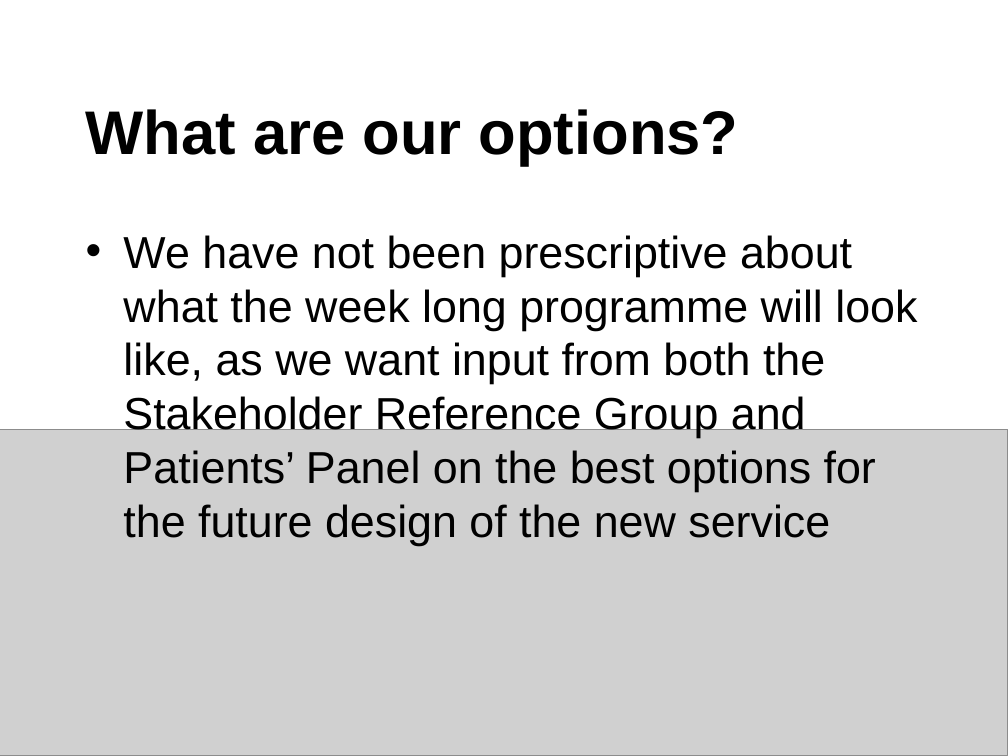
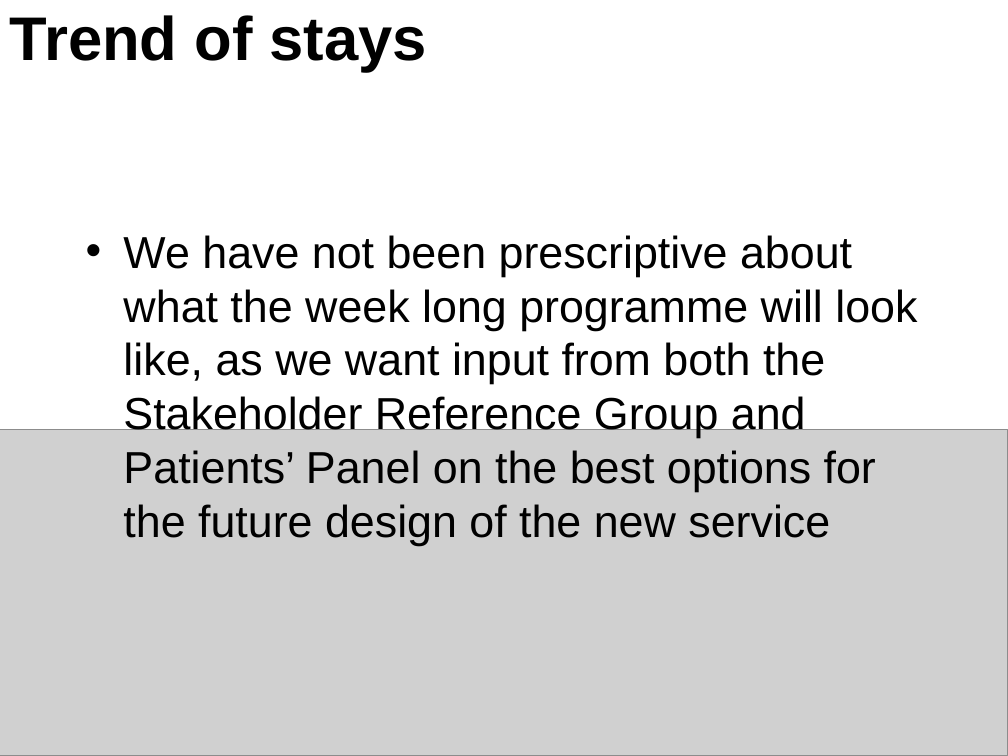
Before and after one commit to RMorton24/phs_group_project, a slide deck: slide 8 of Final Powerpoint presentation for 12.08.22.pptx (slide 9 before the commit). Drawn at 1008x756 pixels with LibreOffice and Linux fonts; fonts in the diff are those of the drawing; grey boxes stand for pictures. Boxes give left, top, right and bottom in pixels: in the first picture for what was removed or moved away, otherwise in the second. Text is boxed around its words. In the diff, an @@ line names an element or a change of style, - is before the commit and + after.

```diff
--- a/Final Powerpoint presentation for 12.08.22.pptx
+++ b/Final Powerpoint presentation for 12.08.22.pptx
@@ title added at (x1=10, y1=15, x2=427, y2=72), 44 pt, text #000000, bold @@
+Trend of stays
@@ title removed at (x1=86, y1=109, x2=739, y2=166) @@
-What are our options?
```
Also in this commit, not shown: 1 other slide changed, 4 slides added, 4 slides removed, 1 other file.
